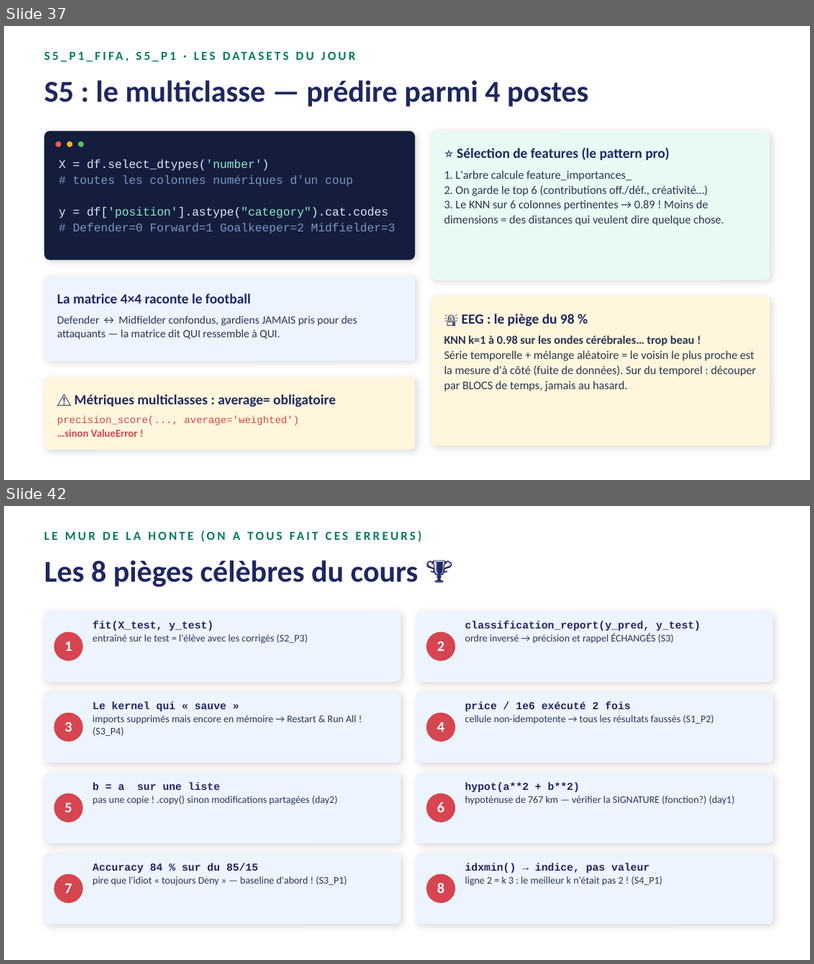
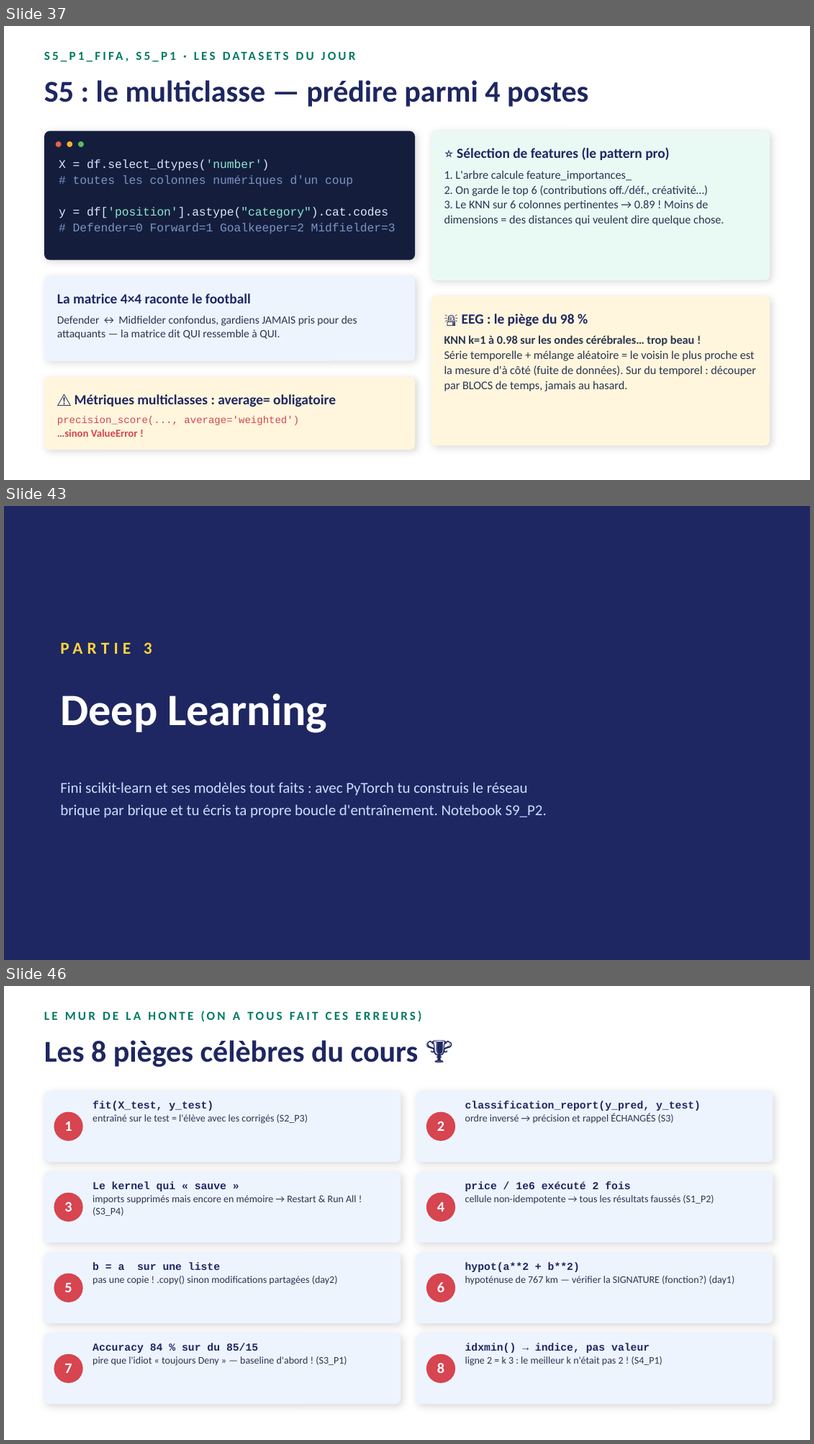
Before and after one commit to RobinsanKiritheepan/Cours_Python, a slide deck: Cours_Python_IA.pptx. Shown one above the other, each under a label of ours: slides 37 and 42 before the commit, slides 37, 43 and 46 after it; the slides between them are not shown. The pictures are 814x964 and 814x1444 pixels, drawn with LibreOffice and Linux fonts; fonts in the diff are those of the drawing. Boxes give left, top, right and bottom in pixels: in the first picture for what was removed or moved away, otherwise in the second. Text is boxed around its words. In the diff, an @@ line names an element or a change of style, - is before the commit and + after.

```diff
--- a/Cours_Python_IA.pptx
+++ b/Cours_Python_IA.pptx
@@ slide 43 added at [4,506,810,960], background #1E2761 @@
@@ text added at [144,642,152,654], 15 pt, text #FFD43B, bold @@
+PARTIE 3
@@ text added at [60,693,327,733], 40 pt, text #FFFFFF, bold @@
+Deep Learning
@@ text added at [60,782,547,818], 13.5 pt, text #CADCFC @@
+Fini scikit-learn et ses modèles tout faits : avec PyTorch tu construis le réseau
+brique par brique et tu écris ta propre boucle d'entraînement. Notebook S9_P2.
@@ what was slide 42 is now slide 46 @@
```
Also in this commit, not shown: 3 slides changed, 3 other slides added, 14 other files.
